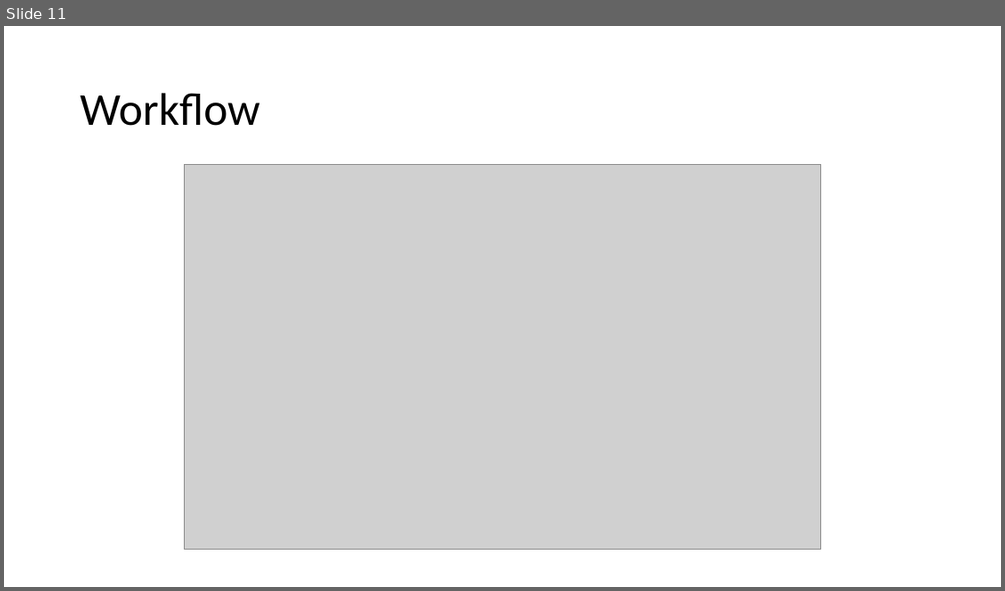
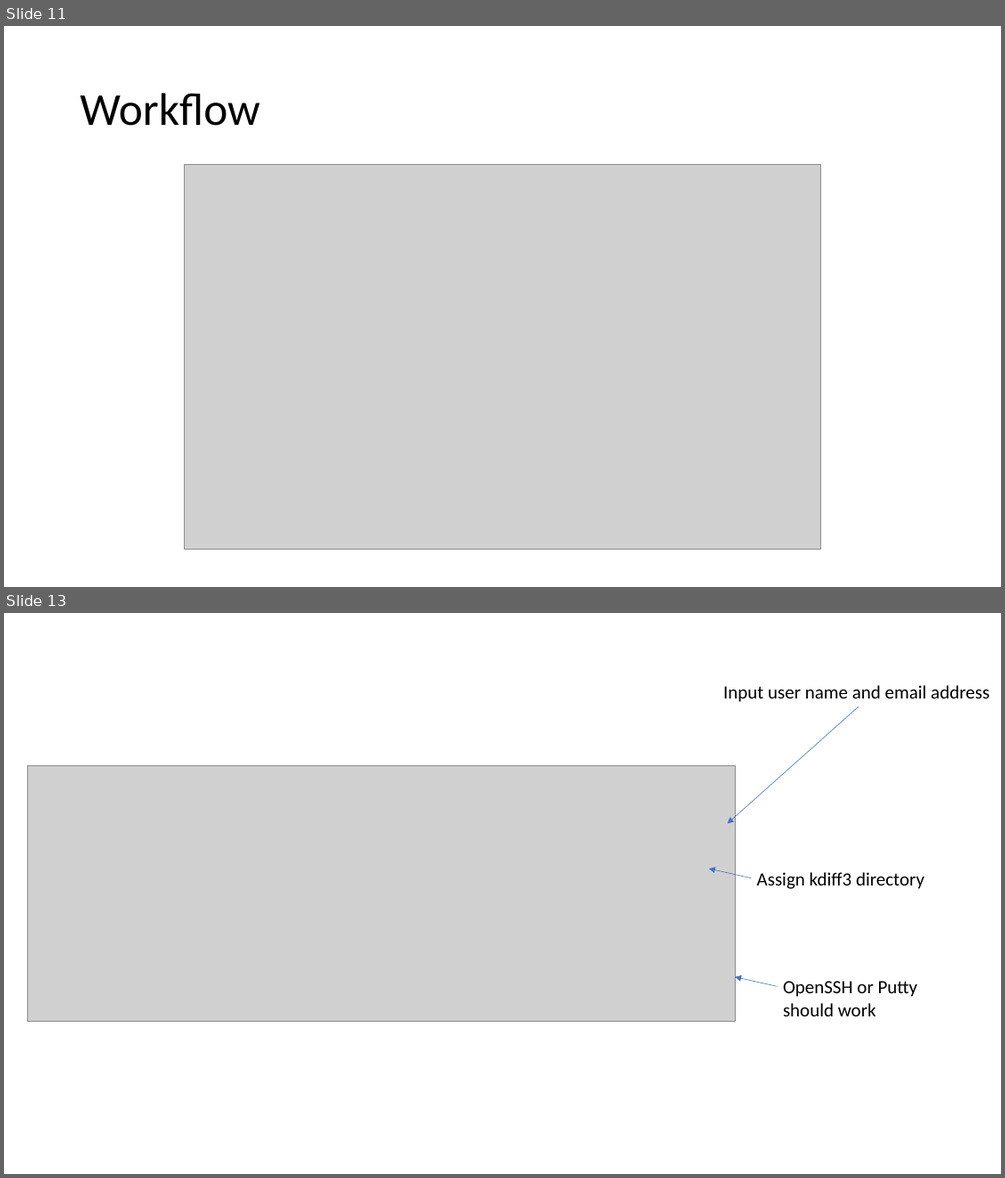
Before and after one commit to maxxb77/EBGN632_2019, a slide deck: ClassSlides/Course2.pptx. Shown one above the other, each under a label of ours: slide 11 before the commit, slides 11 and 13 after it; the slides between them are not shown. The pictures are 1005x591 and 1005x1178 pixels, drawn with LibreOffice and Linux fonts; fonts in the diff are those of the drawing; grey boxes stand for pictures. Boxes give left, top, right and bottom in pixels: in the first picture for what was removed or moved away, otherwise in the second. Text is boxed around its words. In the diff, an @@ line names an element or a change of style, - is before the commit and + after.

```diff
--- a/ClassSlides/Course2.pptx
+++ b/ClassSlides/Course2.pptx
@@ slide 13 added at (4, 613, 1001, 1174), background #FFFFFF @@
@@ text added at (723, 685, 989, 702), 18 pt, text #000000 @@
+Input user name and email address
@@ arrow added from (858, 706) to (727, 824), #4472C4 0.5 pt @@
@@ picture added at (28, 765, 736, 1022) @@
@@ arrow added from (751, 877) to (709, 868), #4472C4 0.5 pt @@
@@ text added at (757, 872, 924, 889), 18 pt, text #000000 @@
+Assign kdiff3 directory
@@ arrow added from (777, 986) to (736, 977), #4472C4 0.5 pt @@
@@ text added at (783, 981, 918, 1016), 18 pt, text #000000 @@
+OpenSSH or Putty
+should work
```
Also in this commit, not shown: 4 other slides added, 1 slide removed.
